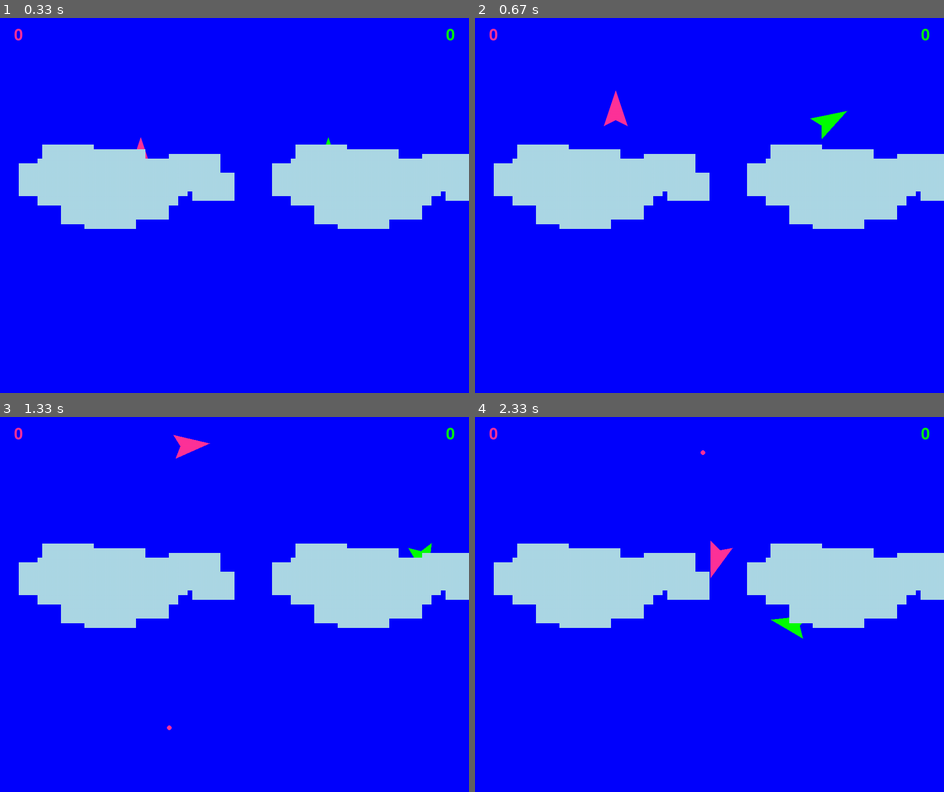
Above: before the commit, frames 1-4 (two rows, left to right).
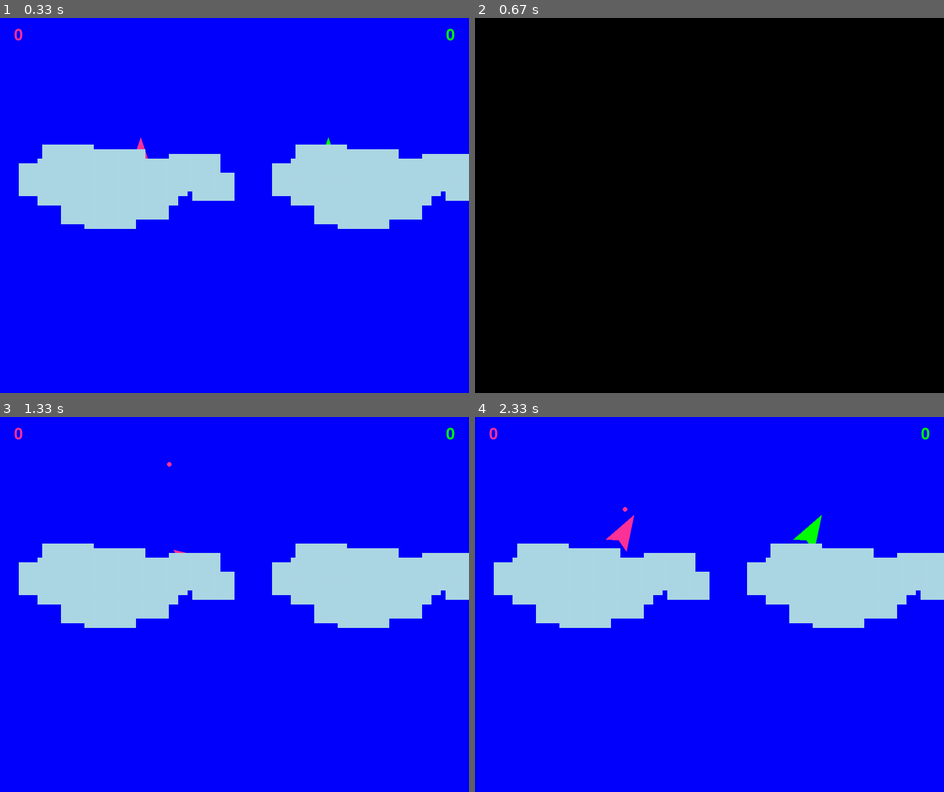
Above: after the commit, the same moments.

Repository: mluizabatista/lpc2025
Game: pygame game, started from atividade006/main.py
Two runs of this game, one before a commit and one after it. Both use one fixed random seed, a clock stepped at 60 frames per second and the inputs below.
Inputs:
- Up to frame 1 (0.33 s): no input
- Up to frame 2 (0.67 s): hold Esc from 0.33 s (still down); hold Right from 0.33 s (still down)
- Up to frame 3 (1.33 s): release Esc at 0.8 s; release Right at 0.8 s; hold Esc 0.83-1.3 s; hold Right 0.83-1.3 s; hold D 0.83-1.3 s; tap Space at 0.9, 1.2 s
- Up to frame 4 (2.33 s): hold Esc 1.33-1.8 s; hold Right 1.33-1.8 s; hold D 1.33-1.8 s; tap Space at 1.4, 1.7, 2.23 s; tap Esc at 1.83 s; hold Right from 2.17 s (still down); hold D from 2.17 s (still down)

Frame 1 is identical in both runs. In frame 2, 100% of the frame differs, in the area x 0-100%, y 0-100%; in frame 3, 0.3%; in frame 4, 0.8%.

Commit message:
Ship/Tank toggle configuration

Diff:
--- a/atividade006/core/core.py
+++ b/atividade006/core/core.py
@@ -1,15 +1,32 @@
-# core/core.py
-
 import sys
-import math
 import pygame
+import time
 
 from core.config import *
 from ship.ship import Ship
 
+def create_players(game_type, score_p1=0, score_p2=0):
+
+    if game_type == "ship":
+        from ship.ship import Ship as PlayerClass
+
+    elif game_type == "tank":
+        from tank.tank import Tank as PlayerClass
+
+    controls_p1 = {"forward": pygame.K_w, "back": pygame.K_s, "left": pygame.K_a, "right": pygame.K_d}
+    controls_p2 = {"forward": pygame.K_UP, "back": pygame.K_DOWN, "left": pygame.K_LEFT, "right": pygame.K_RIGHT}
+
+    player1 = PlayerClass((WIDTH * 0.3, HEIGHT / 2), TRIANGLE_COLOR_1, controls_p1)
+    player2 = PlayerClass((WIDTH * 0.7, HEIGHT / 2), TRIANGLE_COLOR_2, controls_p2)
+
+    player1.score = score_p1
+    player2.score = score_p2
+
+    return player1, player2
+
 def game():
+
     pygame.init()
-
     screen = pygame.display.set_mode((WIDTH, HEIGHT))
     pygame.display.set_caption("Combat")
     clock = pygame.time.Clock()
@@ -19,44 +36,50 @@
     except pygame.error:
         score_font = pygame.font.Font(pygame.font.get_default_font(), 50)
 
-    controls_p1 = {"forward": pygame.K_w, "back": pygame.K_s, "left": pygame.K_a, "right": pygame.K_d}
-    controls_p2 = {"forward": pygame.K_UP, "back": pygame.K_DOWN, "left": pygame.K_LEFT, "right": pygame.K_RIGHT}
+    current_game = "ship"
+    player1, player2 = create_players(current_game)
+    projectiles = []
 
-    player1 = Ship((WIDTH * 0.3, HEIGHT / 2), TRIANGLE_COLOR_1, controls_p1)
-    player2 = Ship((WIDTH * 0.7, HEIGHT / 2), TRIANGLE_COLOR_2, controls_p2)
-
-    projectiles = []
     running = True
 
     while running:
+
         clock.tick(FPS)
         screen.fill(BACKGROUND_COLOR)
 
         for event in pygame.event.get():
+
             if event.type == pygame.QUIT:
                 running = False
+
             elif event.type == pygame.KEYDOWN:
-                if event.key == pygame.K_SPACE:
+
+                if event.key == pygame.K_ESCAPE:
+
+                    current_game = "tank" if current_game == "ship" else "ship"
+
+                    score_p1, score_p2 = player1.score, player2.score
+                    player1, player2 = create_players(current_game, score_p1, score_p2)
+                    projectiles = []
+
+                elif event.key == pygame.K_SPACE:
                     player1.shoot(projectiles)
+
                 elif event.key == pygame.K_RETURN:
                     player2.shoot(projectiles)
 
         keys = pygame.key.get_pressed()
 
-        # --- MODIFICADO: Controles de aceleração e freio REMOVIDOS ---
-        # As naves agora se movem constantemente, então só precisamos ler as teclas de rotação.
+        if not player1.is_disabled:
 
-        # Controle do Jogador 1 (apenas rotação)
-        if not player1.is_disabled:
             if keys[player1.controls["left"]]: player1.rotate("left")
             if keys[player1.controls["right"]]: player1.rotate("right")
 
-        # Controle do Jogador 2 (apenas rotação)
         if not player2.is_disabled:
+
             if keys[player2.controls["left"]]: player2.rotate("left")
             if keys[player2.controls["right"]]: player2.rotate("right")
 
-        # A função update chama o novo método move(), que aplica o movimento constante.
         player1.update()
         player2.update()
 
@@ -64,17 +87,18 @@
         player2.draw(screen)
 
         for projectile in projectiles[:]:
+
             projectile.move()
             projectile.draw(screen)
+
             if projectile.is_expired():
-                if player1.active_projectile == projectile:
-                    player1.active_projectile = None
-                if player2.active_projectile == projectile:
-                    player2.active_projectile = None
+
+                if player1.active_projectile == projectile: player1.active_projectile = None
+                if player2.active_projectile == projectile: player2.active_projectile = None
                 projectiles.remove(projectile)
 
-        # Lógica de colisão e pontuação (permanece a mesma)
         for proj in projectiles[:]:
+
             proj_rect = pygame.Rect(proj.x - BALL_RADIUS, proj.y - BALL_RADIUS, BALL_RADIUS * 2, BALL_RADIUS * 2)
             p1_rect = pygame.Rect(player1.position[0] - TRIANGLE_SIZE, player1.position[1] - TRIANGLE_SIZE, TRIANGLE_SIZE * 2, TRIANGLE_SIZE * 2)
             p2_rect = pygame.Rect(player2.position[0] - TRIANGLE_SIZE, player2.position[1] - TRIANGLE_SIZE, TRIANGLE_SIZE * 2, TRIANGLE_SIZE * 2)
@@ -83,24 +107,20 @@
                 proj.shooter.score += 1
                 player1.take_damage()
                 projectiles.remove(proj)
-                if player1.active_projectile == proj: player1.active_projectile = None
-                if player2.active_projectile == proj: player2.active_projectile = None
                 continue
 
             if proj.shooter != player2 and p2_rect.colliderect(proj_rect):
                 proj.shooter.score += 1
                 player2.take_damage()
                 projectiles.remove(proj)
-                if player1.active_projectile == proj: player1.active_projectile = None
-                if player2.active_projectile == proj: player2.active_projectile = None
 
-        # Desenha o placar
         p1_score_text = score_font.render(str(player1.score), True, player1.color)
         p2_score_text = score_font.render(str(player2.score), True, player2.color)
         screen.blit(p1_score_text, (30, 20))
         screen.blit(p2_score_text, (WIDTH - p2_score_text.get_width() - 30, 20))
 
-        player1.draw_clouds(screen)
+        if hasattr(player1, "draw_clouds"):
+            player1.draw_clouds(screen)
 
         pygame.display.flip()
 
--- a/atividade006/ship/ship.py
+++ b/atividade006/ship/ship.py
@@ -1,5 +1,3 @@
-# ship/ship.py
-
 from core.config import WIDTH, HEIGHT
 from core.triangle import Triangle
 from core.projectile import Projectile
@@ -23,7 +21,6 @@
         if not self.is_disabled:
             self.is_disabled = True
             self.disabled_timer = duration_seconds
-            print(f"Nave atingida! Girando por {duration_seconds} segundos.")
 
     def update(self):
         now = time.time()
@@ -35,7 +32,6 @@
             self.disabled_timer -= delta_time
             if self.disabled_timer <= 0:
                 self.is_disabled = False
-                print("Controle restaurado!")
 
         super().move()
         self.wrap_around_screen()
@@ -72,37 +68,26 @@
     def draw_clouds(self, surface):
         cloud_color = (173, 216, 230)
 
-        # --- ALTERAÇÕES: Nuvens reajustadas para criar duas massas separadas ---
-        # As coordenadas X foram ajustadas para mover os grupos para a esquerda e direita
-        # e criar um espaço vazio no centro.
+        pygame.draw.rect(surface, cloud_color, (80, 300, 300, 100))
+        pygame.draw.rect(surface, cloud_color, (40, 310, 100, 70))
+        pygame.draw.rect(surface, cloud_color, (90, 270, 110, 80))
+        pygame.draw.rect(surface, cloud_color, (130, 350, 120, 90))
+        pygame.draw.rect(surface, cloud_color, (190, 280, 120, 80))
+        pygame.draw.rect(surface, cloud_color, (240, 340, 120, 90))
+        pygame.draw.rect(surface, cloud_color, (300, 310, 100, 70))
+        pygame.draw.rect(surface, cloud_color, (360, 290, 110, 80))
+        pygame.draw.rect(surface, cloud_color, (410, 330, 90, 60))
+        pygame.draw.rect(surface, cloud_color, (180, 370, 110, 80))
+        pygame.draw.rect(surface, cloud_color, (100, 330, 90, 60))
 
-        # Nuvem GRANDE da ESQUERDA (conjunto)
-        pygame.draw.rect(surface, cloud_color, (80, 300, 300, 100)) # Principal esquerda
-        pygame.draw.rect(surface, cloud_color, (40, 310, 100, 70))  # Extensão inferior esquerda
-        pygame.draw.rect(surface, cloud_color, (90, 270, 110, 80))  # Extensão superior esquerda
-        pygame.draw.rect(surface, cloud_color, (130, 350, 120, 90)) # Extensão inferior central esq
-        pygame.draw.rect(surface, cloud_color, (190, 280, 120, 80)) # Extensão superior central esq
-        pygame.draw.rect(surface, cloud_color, (240, 340, 120, 90)) # Extensão inferior direita esq
-        pygame.draw.rect(surface, cloud_color, (300, 310, 100, 70)) # Extensão superior direita esq
-        pygame.draw.rect(surface, cloud_color, (360, 290, 110, 80)) # Extensão ponta direita esq
-        pygame.draw.rect(surface, cloud_color, (410, 330, 90, 60))  # Extensão mais à direita esq
-        pygame.draw.rect(surface, cloud_color, (180, 370, 110, 80)) # Abaixo da principal esquerda
-        pygame.draw.rect(surface, cloud_color, (100, 330, 90, 60))  # Outra extensão inferior esquerda
-
-
-        # Nuvem GRANDE da DIREITA (conjunto) - Movida significativamente para a direita
-        pygame.draw.rect(surface, cloud_color, (WIDTH - 380, 300, 300, 100)) # Principal direita (usando WIDTH para referência)
-        pygame.draw.rect(surface, cloud_color, (WIDTH - 420, 310, 100, 70)) # Extensão inferior esquerda direita
-        pygame.draw.rect(surface, cloud_color, (WIDTH - 370, 270, 110, 80)) # Extensão superior esquerda direita
-        pygame.draw.rect(surface, cloud_color, (WIDTH - 330, 350, 120, 90)) # Extensão inferior central direita
-        pygame.draw.rect(surface, cloud_color, (WIDTH - 270, 280, 120, 80)) # Extensão superior central direita
-        pygame.draw.rect(surface, cloud_color, (WIDTH - 220, 340, 120, 90)) # Extensão inferior direita direita
-        pygame.draw.rect(surface, cloud_color, (WIDTH - 160, 310, 100, 70)) # Extensão superior direita direita
-        pygame.draw.rect(surface, cloud_color, (WIDTH - 100, 290, 110, 80)) # Extensão ponta direita
-        pygame.draw.rect(surface, cloud_color, (WIDTH - 50, 330, 90, 60))  # Extensão mais à direita
-        pygame.draw.rect(surface, cloud_color, (WIDTH - 280, 370, 110, 80)) # Abaixo da principal direita
-        pygame.draw.rect(surface, cloud_color, (WIDTH - 360, 330, 90, 60))  # Outra extensão inferior direita
-
-        # Estas eram as nuvens isoladas que você tinha, reajustadas para se encaixar nos grupos
-        # Eram: (800, 300, 140, 100), (500, 320, 120, 80), (560, 270, 100, 70), (600, 360, 130, 90), (650, 270, 100, 70), (710, 340, 120, 80), (780, 280, 100, 70), (840, 310, 100, 70), (880, 330, 80, 60), (560, 340, 90, 60), (740, 370, 100, 70), (575, 300, 300, 150)
-        # Eu as re-organizei e ajustei as coordenadas para formar os dois grandes blocos.
+        pygame.draw.rect(surface, cloud_color, (WIDTH - 380, 300, 300, 100))
+        pygame.draw.rect(surface, cloud_color, (WIDTH - 420, 310, 100, 70))
+        pygame.draw.rect(surface, cloud_color, (WIDTH - 370, 270, 110, 80))
+        pygame.draw.rect(surface, cloud_color, (WIDTH - 330, 350, 120, 90))
+        pygame.draw.rect(surface, cloud_color, (WIDTH - 270, 280, 120, 80))
+        pygame.draw.rect(surface, cloud_color, (WIDTH - 220, 340, 120, 90))
+        pygame.draw.rect(surface, cloud_color, (WIDTH - 160, 310, 100, 70))
+        pygame.draw.rect(surface, cloud_color, (WIDTH - 100, 290, 110, 80))
+        pygame.draw.rect(surface, cloud_color, (WIDTH - 50, 330, 90, 60))
+        pygame.draw.rect(surface, cloud_color, (WIDTH - 280, 370, 110, 80))
+        pygame.draw.rect(surface, cloud_color, (WIDTH - 360, 330, 90, 60))
--- a/atividade006/tank/tank.py
+++ b/atividade006/tank/tank.py
@@ -1,5 +1,35 @@
+from core.config import WIDTH, HEIGHT
+from core.triangle import Triangle
+import pygame
+import time
 
+class Tank(Triangle):
 
-class printDoTank:
-    def print_do_tank(self):
-        print("print do tank")
+    def __init__(self, position, color, controls):
+        super().__init__(position, color, controls)
+        self.controls = controls
+        self.active_projectile = None
+        self.is_disabled = False
+        self.disabled_timer = 0
+        self.SPIN_SPEED = 15
+        self.last_update = time.time()
+
+    def update(self):
+        pass
+
+    def draw(self, surface):
+        rect_width = 40
+        rect_height = 25
+        rect = pygame.Rect(
+            self.position[0] - rect_width / 2,
+            self.position[1] - rect_height / 2,
+            rect_width,
+            rect_height
+        )
+        pygame.draw.rect(surface, self.color, rect)
+
+    def shoot(self, projectiles):
+        pass
+
+    def draw_clouds(self, surface):
+        surface.fill((0, 0, 0))
